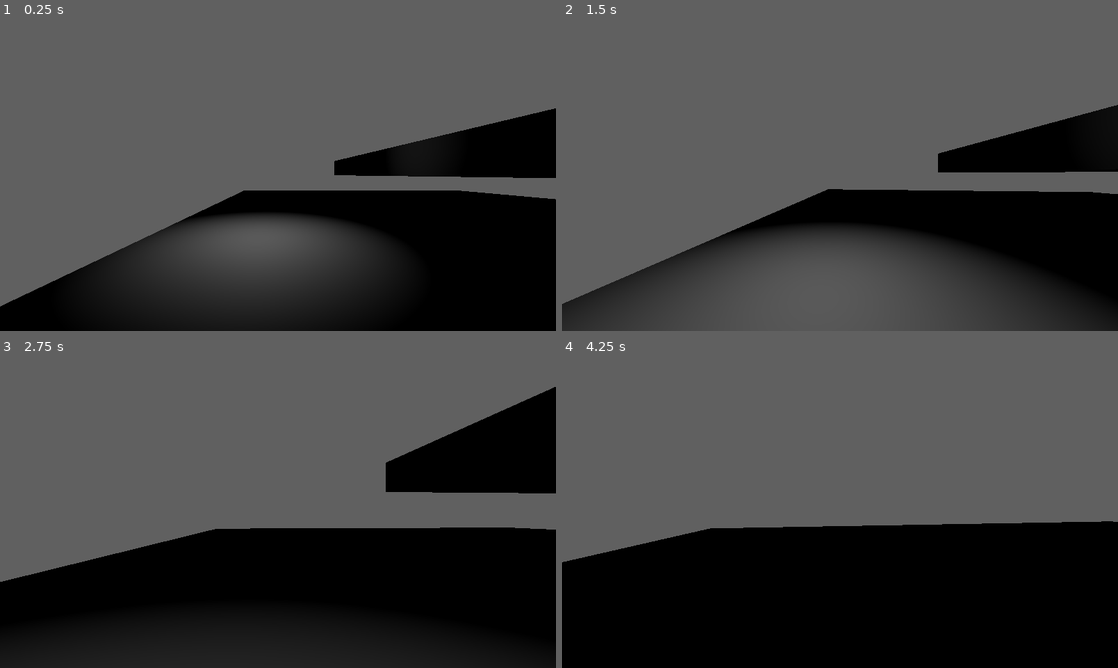
Above: before the commit, frames 1-4 (two rows, left to right).
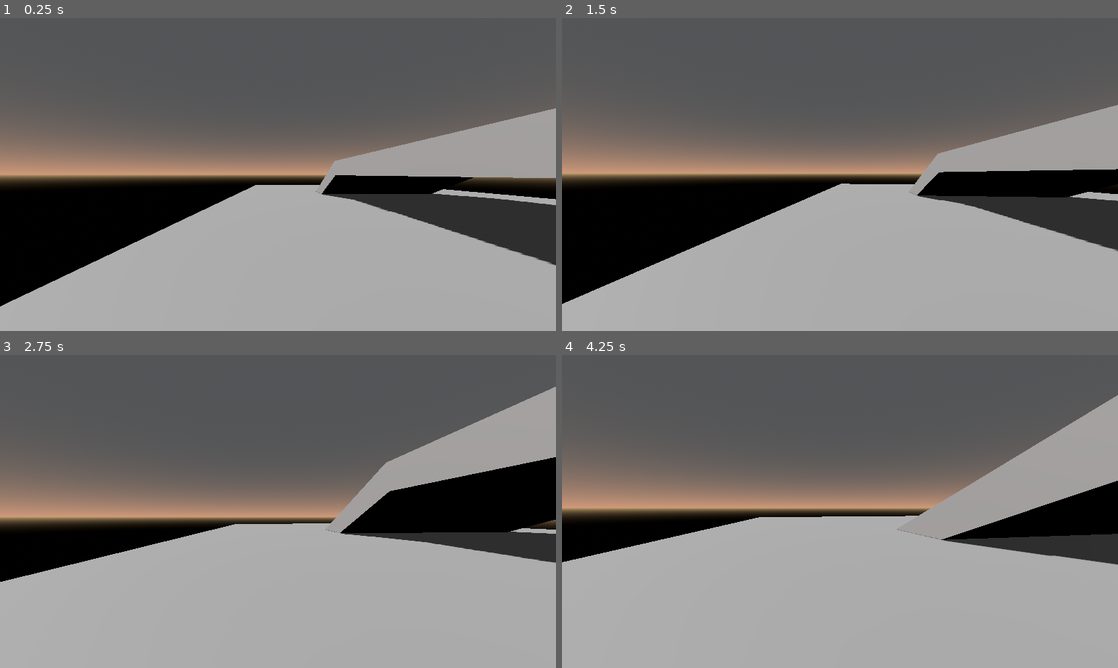
Above: after the commit, the same moments.

Repository: acnbhop/kengd
Game: Godot game, scene res://levels/test_level.tscn
Two runs of this game, one before a commit and one after it. Both use one fixed random seed, a clock stepped at 60 frames per second and the inputs below. The project has no main scene, so this scene is started directly.
Inputs (mouse positions are in pixels of both pictures, inside the frame that each line leads up to):
- Up to frame 1 (0.25 s): no input
- Up to frame 2 (1.5 s): tap Enter at 0.5 s; move the mouse to (867, 174) at 0.52 s; hold Ctrl (duck) 0.53-1.28 s; hold W (move_forward) from 0.53 s (still down); tap Space (jump) at 0.77 s; move the mouse to (812, 174) at 1.27 s; tap Shift (sprint) at 1.35 s
- Up to frame 3 (2.75 s): keep holding W (move_forward); tap Space (jump) at 1.52 s; move the mouse to (289, 505) at 2.02 s; hold Ctrl (duck) from 2.03 s (still down)
- Up to frame 4 (4.25 s): keep holding W (move_forward); move the mouse to (834, 517) at 2.77 s; release Ctrl (duck) at 2.78 s; tap Shift (sprint) at 2.85 s; tap Space (jump) at 3.02, 3.77 s; move the mouse to (878, 514) at 3.52 s; hold Ctrl (duck) from 3.53 s (still down)

The runs differ from the first frame. In frame 1, 61% of the frame differs, in the area x 0-100%, y 28-100%; in frame 2, 61%; in frame 3, 62%; in frame 4, 63%, in the area x 0-100%, y 12-100%.

Commit message:
level update

Diff:
--- a/levels/test_level.tscn
+++ b/levels/test_level.tscn
@@ -1,6 +1,23 @@
-[gd_scene load_steps=2 format=3 uid="uid://dawygssgdcp1t"]
+[gd_scene load_steps=5 format=3 uid="uid://dawygssgdcp1t"]
 
 [ext_resource type="PackedScene" uid="uid://745svc1p0ok0" path="res://actors/player_character.tscn" id="1_uib4f"]
+
+[sub_resource type="ProceduralSkyMaterial" id="ProceduralSkyMaterial_46lwt"]
+sky_top_color = Color(0.3268098, 0.33389485, 0.3420043, 1)
+sky_horizon_color = Color(0.81462455, 0.6007854, 0.4760872, 1)
+sky_curve = 0.063067295
+ground_bottom_color = Color(0, 0, 0, 1)
+ground_horizon_color = Color(0.76938385, 0.62923235, 0.43181846, 1)
+ground_curve = 0.010352607
+sun_angle_max = 4.62
+
+[sub_resource type="Sky" id="Sky_x25rp"]
+sky_material = SubResource("ProceduralSkyMaterial_46lwt")
+
+[sub_resource type="Environment" id="Environment_gmgay"]
+background_mode = 2
+sky = SubResource("Sky_x25rp")
+volumetric_fog_sky_affect = 0.306
 
 [node name="testlevel" type="Node3D"]
 
@@ -12,17 +29,25 @@
 [node name="geometry" type="Node3D" parent="."]
 
 [node name="csg_box_01" type="CSGBox3D" parent="geometry"]
-transform = Transform3D(1, 0, 0, 0, 1, 0, 0, 0, 1, 11.515137, 0, -12.86145)
+transform = Transform3D(1, 0, 0, 0, 1, 0, 0, 0, 1, 11.515137, 0, -18.270325)
 use_collision = true
-size = Vector3(24.030273, 1, 26.7229)
+size = Vector3(24.030273, 1, 37.54065)
 
 [node name="csg_box_02" type="CSGBox3D" parent="geometry"]
 transform = Transform3D(1, 0, 0, 0, 1, 0, 0, 0, 1, 12.264, 2.7475543, -11.07959)
 use_collision = true
 size = Vector3(9.985352, 1, 12.07959)
 
+[node name="csg_box_03" type="CSGBox3D" parent="geometry"]
+transform = Transform3D(1, 0, 0, 0, 0.9335804, 0.35836795, 0, -0.35836795, 0.9335804, 12.264, 0.61896276, -22.546282)
+use_collision = true
+size = Vector3(9.985352, 1, 12.07959)
+
 [node name="lighting" type="Node3D" parent="."]
 
-[node name="omni_light_01" type="OmniLight3D" parent="lighting"]
-transform = Transform3D(1, 0, 0, 0, 1, 0, 0, 0, 1, 2.7237954, 3.0987806, -8.702328)
+[node name="worldenv" type="WorldEnvironment" parent="lighting"]
+environment = SubResource("Environment_gmgay")
+
+[node name="DirectionalLight3D" type="DirectionalLight3D" parent="lighting"]
+transform = Transform3D(0.34965143, 0.65574574, -0.66913474, 0, 0.71421623, 0.6999252, 0.93688, -0.24472983, 0.24972673, 0, 3.9011827, 0)
 shadow_enabled = true
